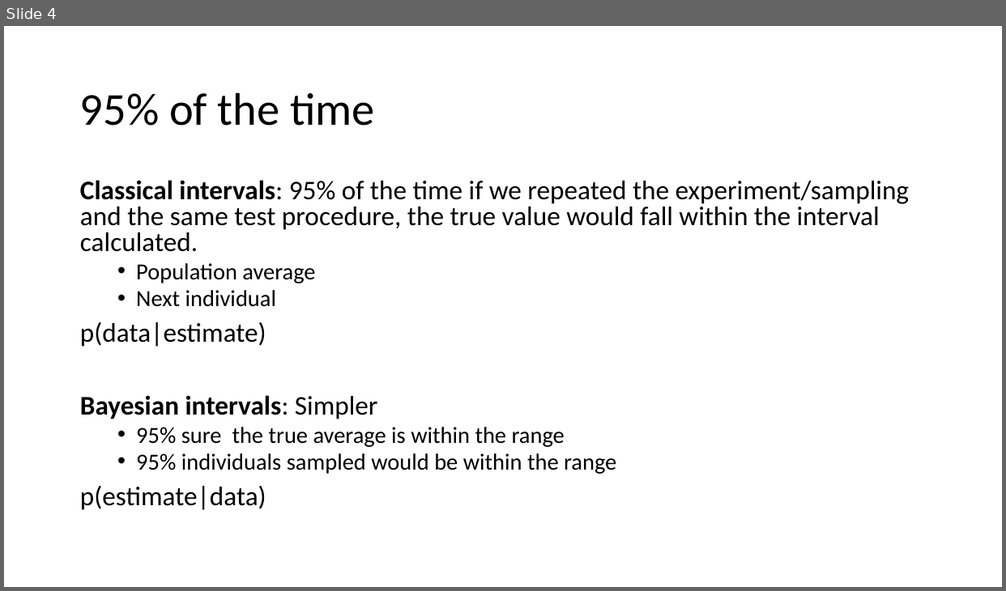
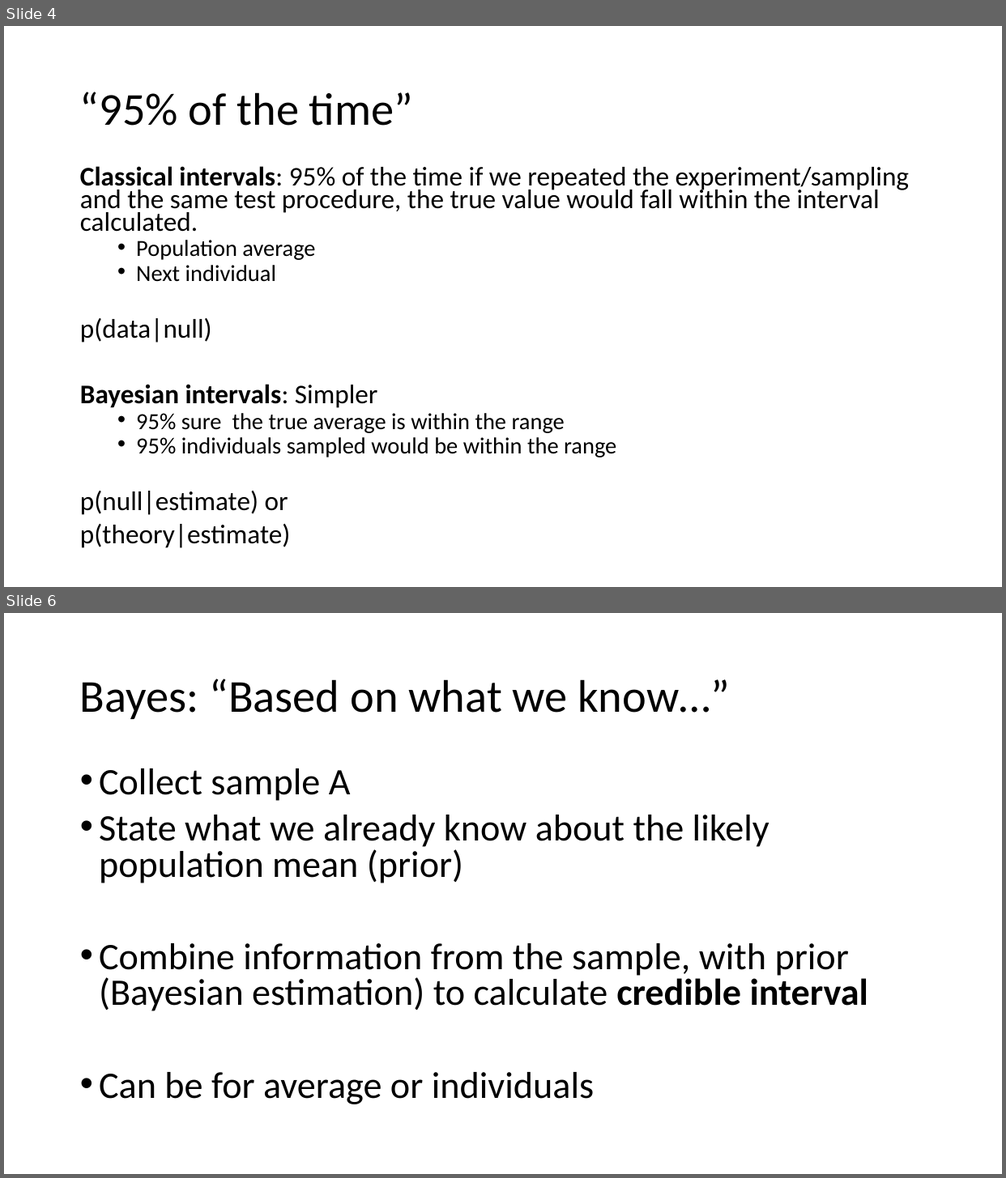
Before and after one commit to benwhalley/datafluency, a slide deck: slides/uncertainty.pptx. Shown one above the other, each under a label of ours: slide 4 before the commit, slides 4 and 6 after it; the slides between them are not shown. The pictures are 1006x591 and 1006x1178 pixels, drawn with LibreOffice and Linux fonts; fonts in the diff are those of the drawing. Boxes give left, top, right and bottom in pixels: in the first picture for what was removed or moved away, otherwise in the second. Text is boxed around its words. In the diff, an @@ line names an element or a change of style, - is before the commit and + after.

```diff
--- a/slides/uncertainty.pptx
+++ b/slides/uncertainty.pptx
@@ slide 6 added at [4,613,1002,1174], background #FFFFFF @@
@@ title added at [80,679,730,719], 44 pt, text #000000 @@
+Bayes: “Based on what we know…”
@@ text added at [99,769,868,1105], 36 pt, text #000000 @@
+• Collect sample A
+• State what we already know about the likely population mean (prior)
+• Combine information from the sample, with prior (Bayesian estimation) to calculate credible interval
+• Can be for average or individuals
@@ slide 4 changed as well @@
@@ title at [80,92,413,126]: text changed @@
-95% of the time
+“95% of the time”
@@ text "Classical intervals: 95% of the ...": place and size @@
-text "Classical intervals: 95% of the ..." at [80,180,909,510]
+text "Classical intervals: 95% of the ..." at [80,166,909,548]
@@ text at [80,166,909,458]: line spacing 0.8 to 0.7 @@
@@ text at [80,318,212,343]: text changed @@
-p(data|estimate)
+p(data|null)
@@ text at [80,491,290,548]: text changed @@
-p(estimate|data)
+p(null|estimate) or
+p(theory|estimate)
```
Also in this commit, not shown: 5 other slides changed, 6 other slides added.
